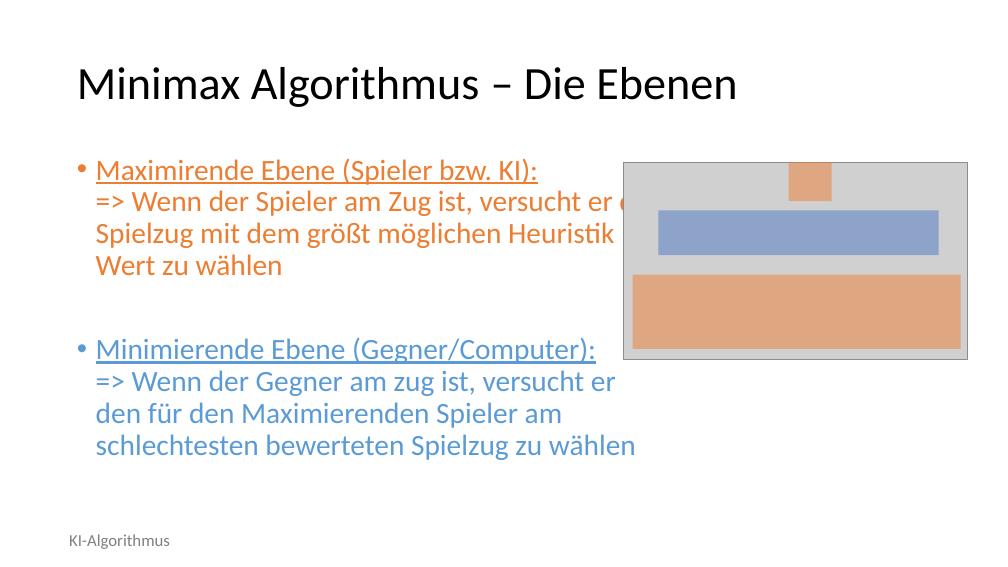
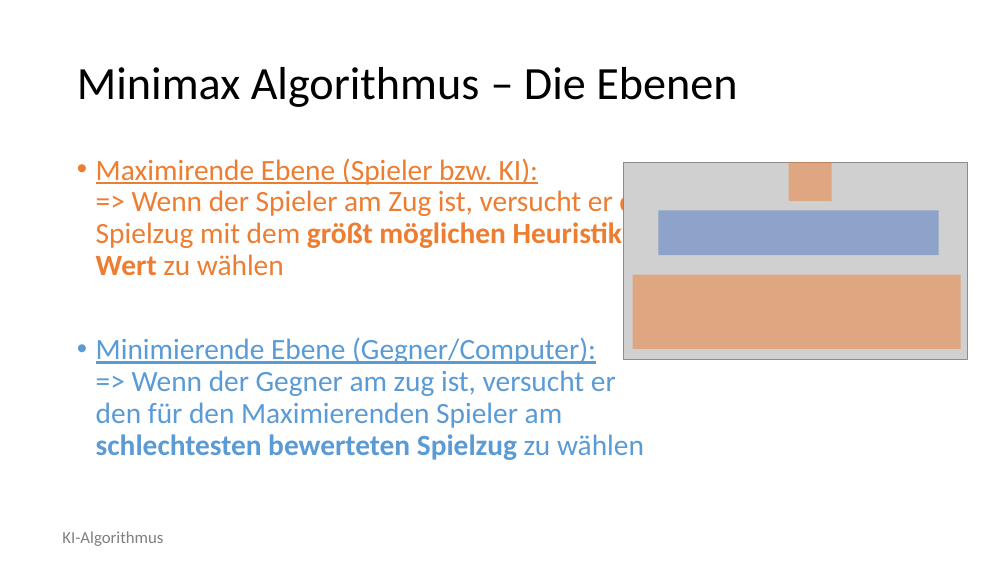
Before and after one commit to semklauke/2048, a slide deck: slide 12 of documentation/Presentation.pptx. Drawn at 1008x567 pixels with LibreOffice and Linux fonts; fonts in the diff are those of the drawing; grey boxes stand for pictures; background and template pictures are left out. Boxes give left, top, right and bottom in pixels: in the first picture for what was removed or moved away, otherwise in the second. Text is boxed around its words. In the diff, an @@ line names an element or a change of style, - is before the commit and + after.

```diff
--- a/documentation/Presentation.pptx
+++ b/documentation/Presentation.pptx
@@ text "Maximirende Ebene (Spieler bzw. KI): ..." at (96, 158, 664, 460): bold on in "größt möglichen Heuristik Wert", "schlechtesten bewerteten Spielzug" @@
@@ text "KI-Algorithmus": place and size @@
-text "KI-Algorithmus" at (69, 534, 170, 549)
+text "KI-Algorithmus" at (62, 531, 163, 546)
```
Also in this commit, not shown: 14 other slides changed, 1 other file.
